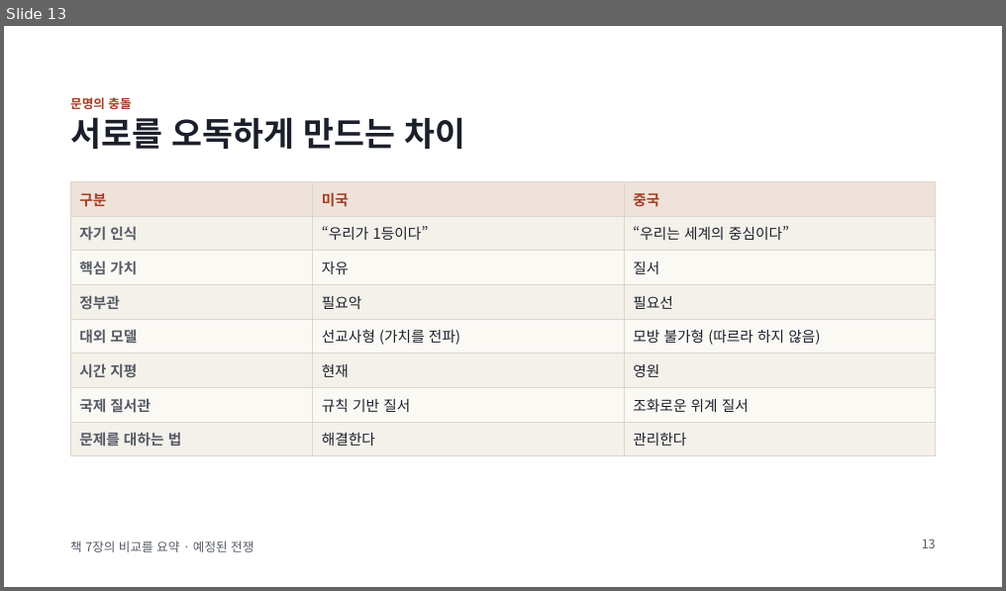
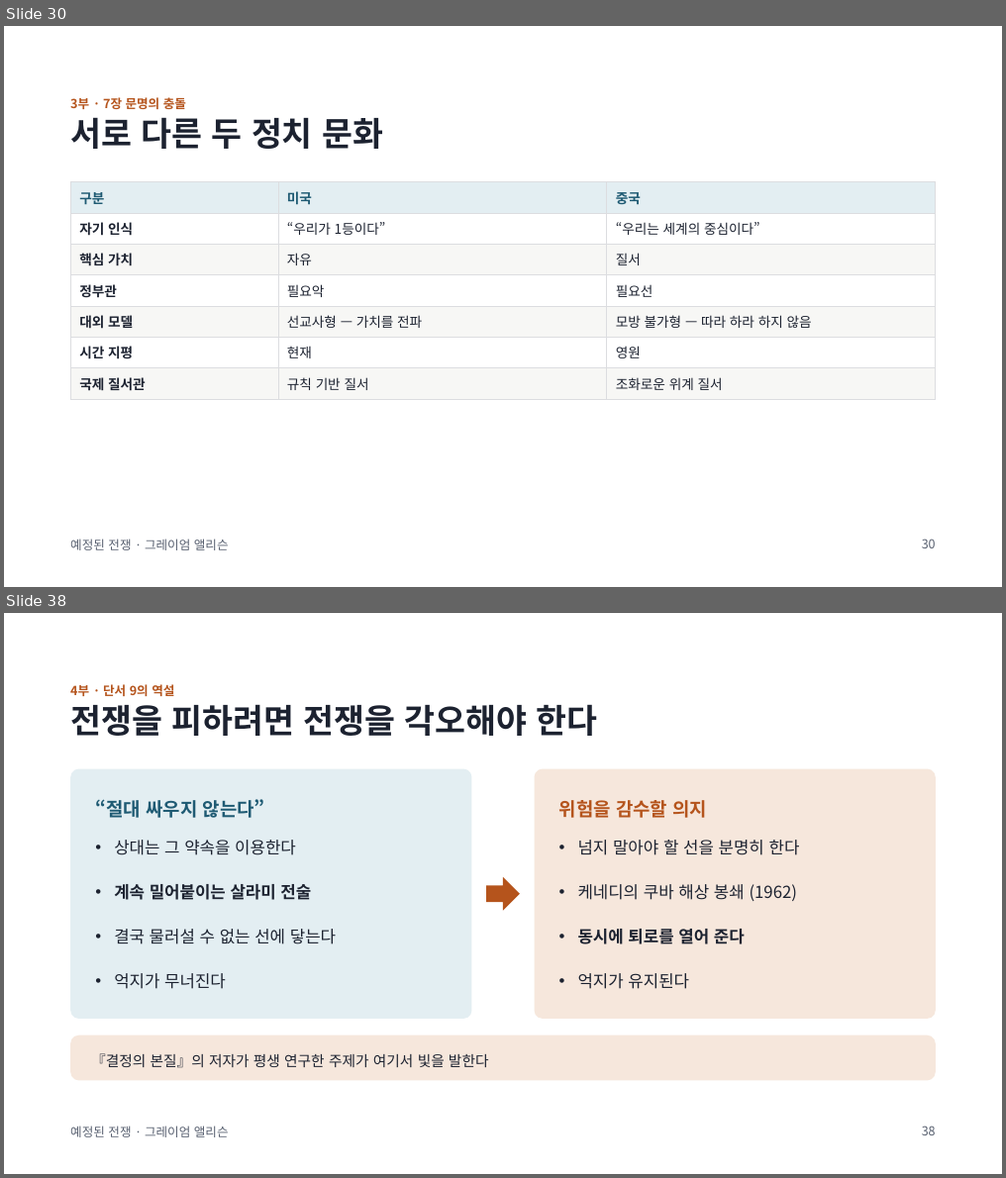
Before and after one commit to hpark1947/Politics, a slide deck: 발표자료/예정된 전쟁.pptx. Shown one above the other, each under a label of ours: slide 13 before the commit, slides 30 and 38 after it; the slides between them are not shown. The pictures are 1006x591 and 1006x1178 pixels, drawn with LibreOffice and Linux fonts; fonts in the diff are those of the drawing. Boxes give left, top, right and bottom in pixels: in the first picture for what was removed or moved away, otherwise in the second. Text is boxed around its words. In the diff, an @@ line names an element or a change of style, - is before the commit and + after.

```diff
--- a/발표자료/예정된 전쟁.pptx
+++ b/발표자료/예정된 전쟁.pptx
@@ slide 38 added at <box>4,613,1002,1174</box>, background #FFFFFF; not listed: 1 template element that a slide beside it also shows @@
@@ text added at <box>70,684,174,696</box>, 12 pt, text #B5541C, bold @@
+4부 · 단서 9의 역설
@@ title added at <box>70,704,598,736</box>, 32 pt, text #1C2230, bold @@
+전쟁을 피하려면 전쟁을 각오해야 한다
@@ rounded rectangle added at <box>70,768,472,1019</box>, fill #E3EEF2 @@
@@ rounded rectangle added at <box>534,768,936,1019</box>, fill #F6E7DC @@
@@ text added at <box>95,799,265,818</box>, 18 pt, text #1E5A73, bold @@
+“절대 싸우지 않는다”
@@ text added at <box>559,800,708,818</box>, 18 pt, text #B5541C, bold @@
+위험을 감수할 의지
@@ text added at <box>114,840,336,989</box>, 16 pt, text #1C2230 @@
+• 상대는 그 약속을 이용한다
+• 계속 밀어붙이는 살라미 전술
+• 결국 물러설 수 없는 선에 닿는다
+• 억지가 무너진다
@@ text added at <box>578,840,800,989</box>, 16 pt, text #1C2230 @@
+• 넘지 말아야 할 선을 분명히 한다
+• 케네디의 쿠바 해상 봉쇄 (1962)
+• 동시에 퇴로를 열어 준다
+• 억지가 유지된다
@@ right arrow added at <box>486,877,519,910</box>, fill #B5541C @@
@@ rounded rectangle added at <box>70,1035,936,1081</box>, fill #F6E7DC @@
@@ text added at <box>91,1054,489,1068</box>, 14 pt, text #1C2230 @@
+『결정의 본질』의 저자가 평생 연구한 주제가 여기서 빛을 발한다
@@ page number added at <box>922,1126,936,1136</box>, 12 pt, text #586070 @@
+38
@@ what was slide 13 is now slide 30 @@
@@ slide 30 changed as well @@
@@ text at <box>70,97,186,109</box>: text changed; text colour #A63D24 to #B5541C @@
-문명의 충돌
+3부 · 7장 문명의 충돌
@@ title at <box>70,117,383,149</box>: text changed; text colour #1B1F2A to #1C2230 @@
-서로를 오독하게 만드는 차이
+서로 다른 두 정치 문화
@@ table at <box>70,181,936,395</box> @@
-row 5, column 2: 선교사형 (가치를 전파)
+row 5, column 2: 선교사형 — 가치를 전파
-row 5, column 3: 모방 불가형 (따르라 하지 않음)
+row 5, column 3: 모방 불가형 — 따라 하라 하지 않음
-row 8: 문제를 대하는 법 | 해결한다 | 관리한다
@@ text removed at <box>70,541,253,553</box> @@
-책 7장의 비교를 요약 · 예정된 전쟁
@@ text added at <box>70,539,229,551</box>, 12 pt, text #586070 @@
+예정된 전쟁 · 그레이엄 앨리슨
@@ page number at <box>922,539,936,549</box>: text changed; text colour #555A66 to #586070 @@
-13
+30
```
Also in this commit, not shown: 16 other slides changed, 34 other slides added, 3 slides removed.
